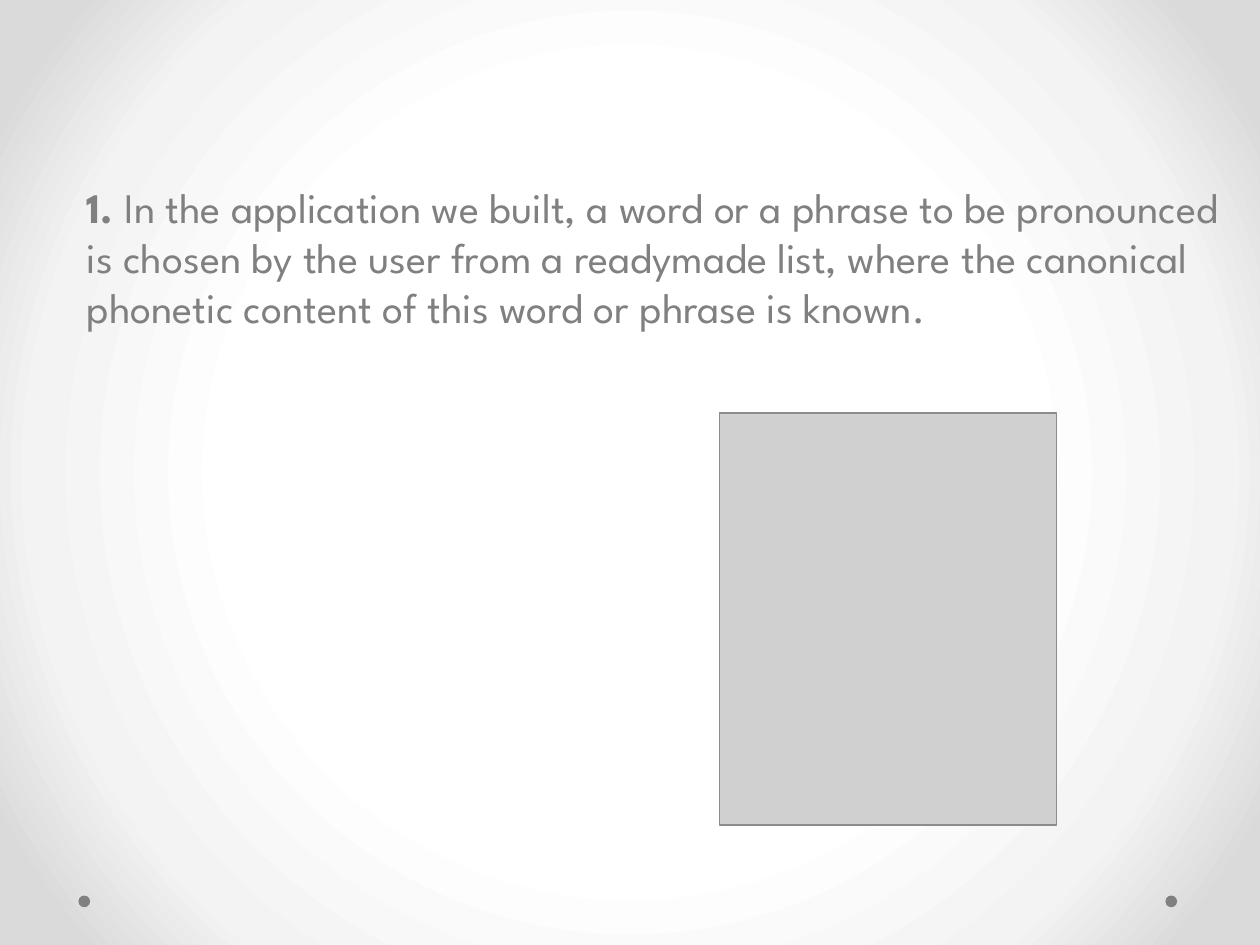
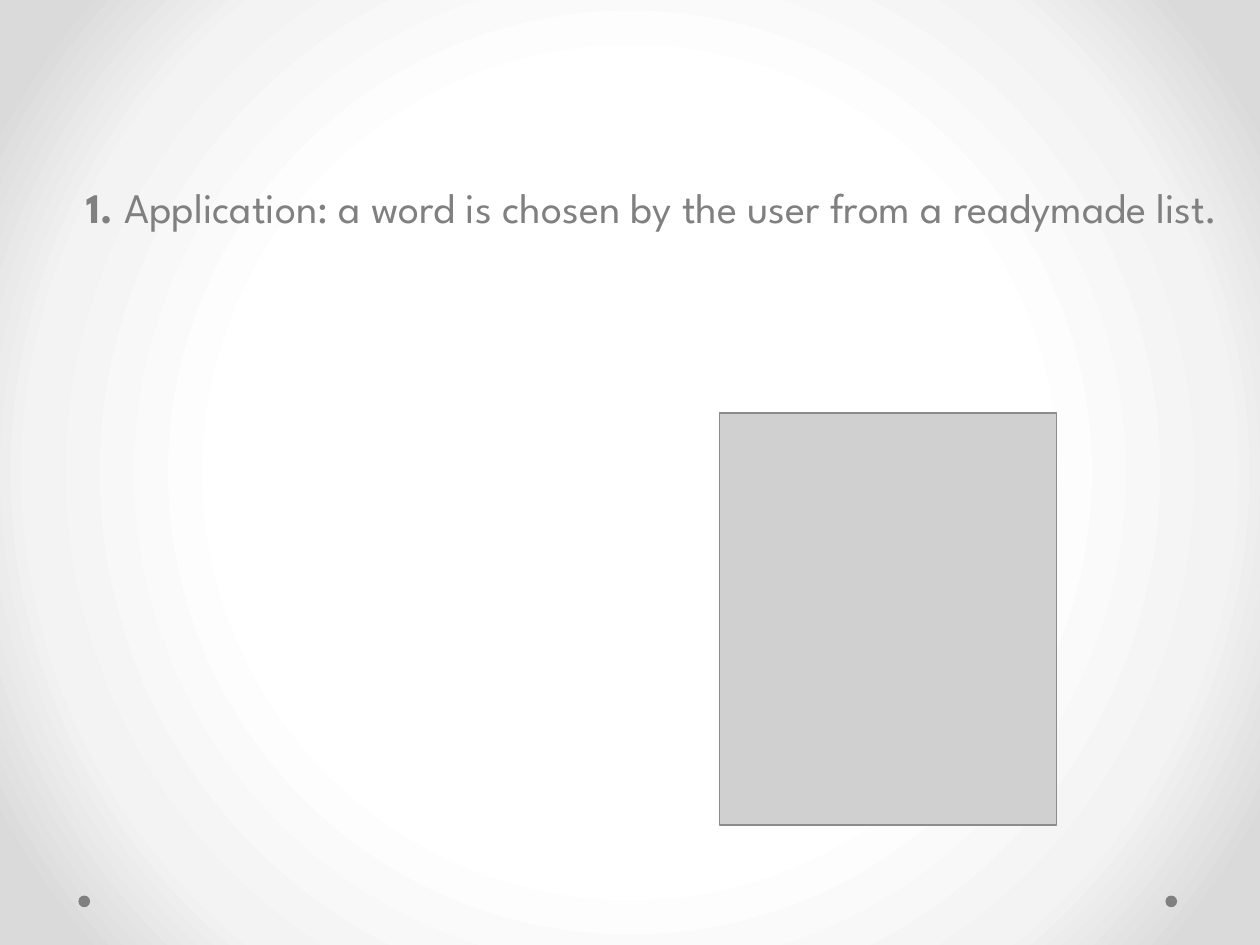
Before and after one commit to nitzanz2/pronunciation-feedback, a slide deck: slide 9 of Pronanciation-feedback - Slideshow.pptx. Drawn at 1260x945 pixels with LibreOffice and Linux fonts; fonts in the diff are those of the drawing; grey boxes stand for pictures. Boxes give left, top, right and bottom in pixels: in the first picture for what was removed or moved away, otherwise in the second. Text is boxed around its words. In the diff, an @@ line names an element or a change of style, - is before the commit and + after.

```diff
--- a/Pronanciation-feedback - Slideshow.pptx
+++ b/Pronanciation-feedback - Slideshow.pptx
@@ text at (87, 193, 1218, 232): text changed @@
-1. In the application we built, a word or a phrase to be pronounced is chosen by the user from a readymade list, where the canonical phonetic content of this word or phrase is known.
+1. Application: a word is chosen by the user from a readymade list.
```
Also in this commit, not shown: 13 other slides changed, 4 slides added, 1 other file.
